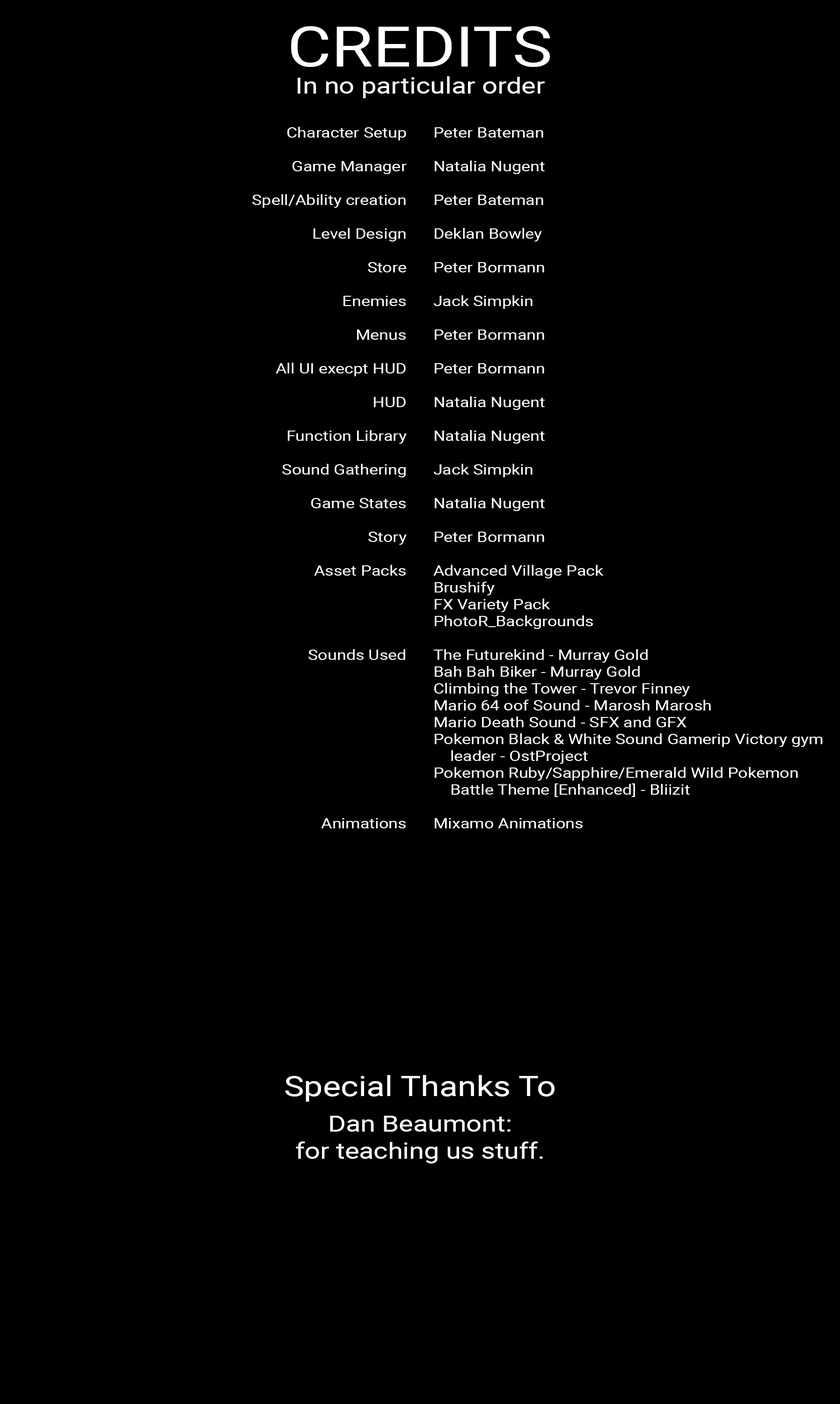
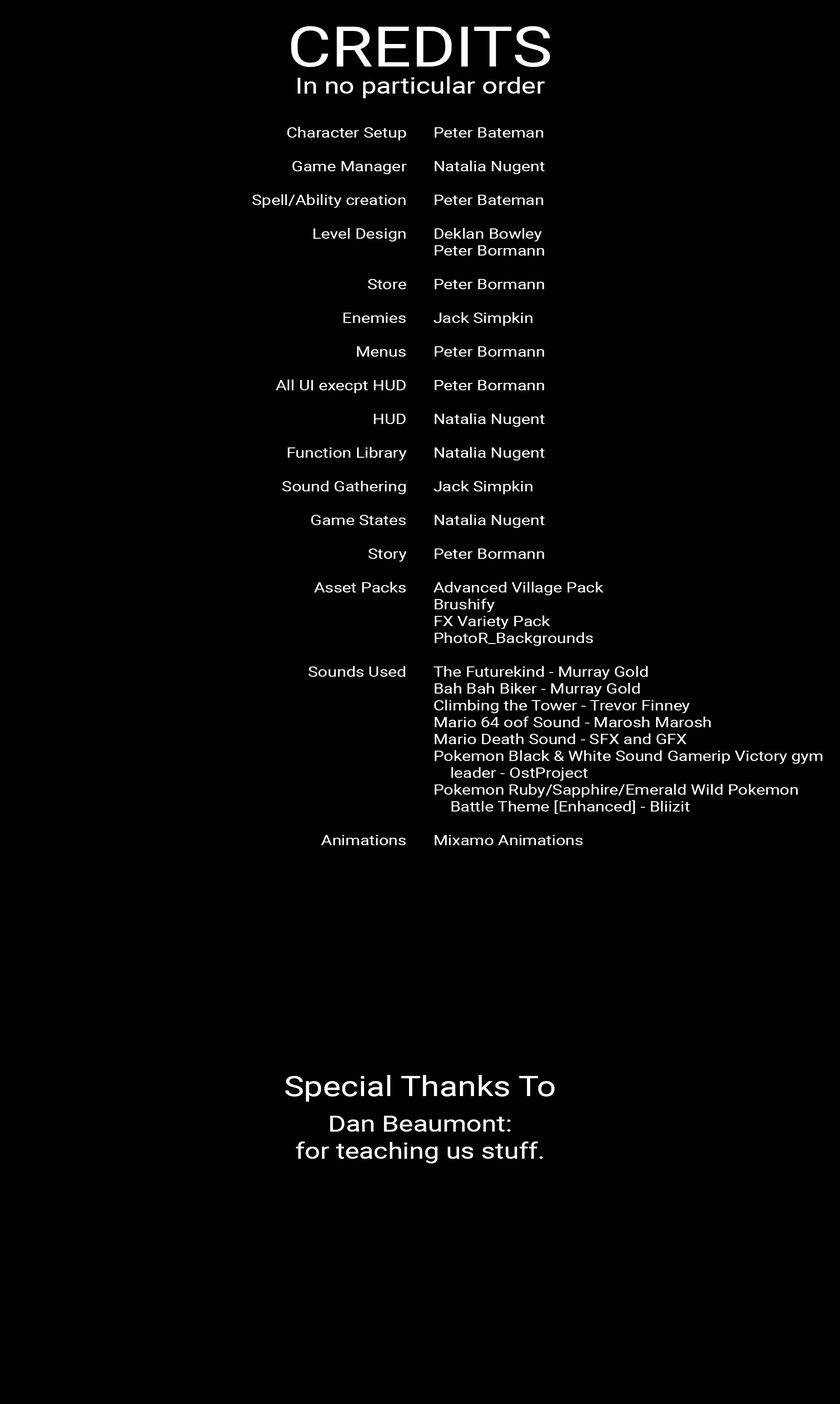
Comparing the layer stacks of the two 840x1404 images. Changes:
renamed "Peter Bateman Natalia Nugent Peter Bateman Deklan Bowley Pe" to "Peter Bateman Natalia Nugent Peter Bateman Deklan Bowley Pet", painted on it over 433, 245, 823, 846
painted on "Character Setup Game Manager Spell/Ability creation Level D" over 275, 262, 407, 846
